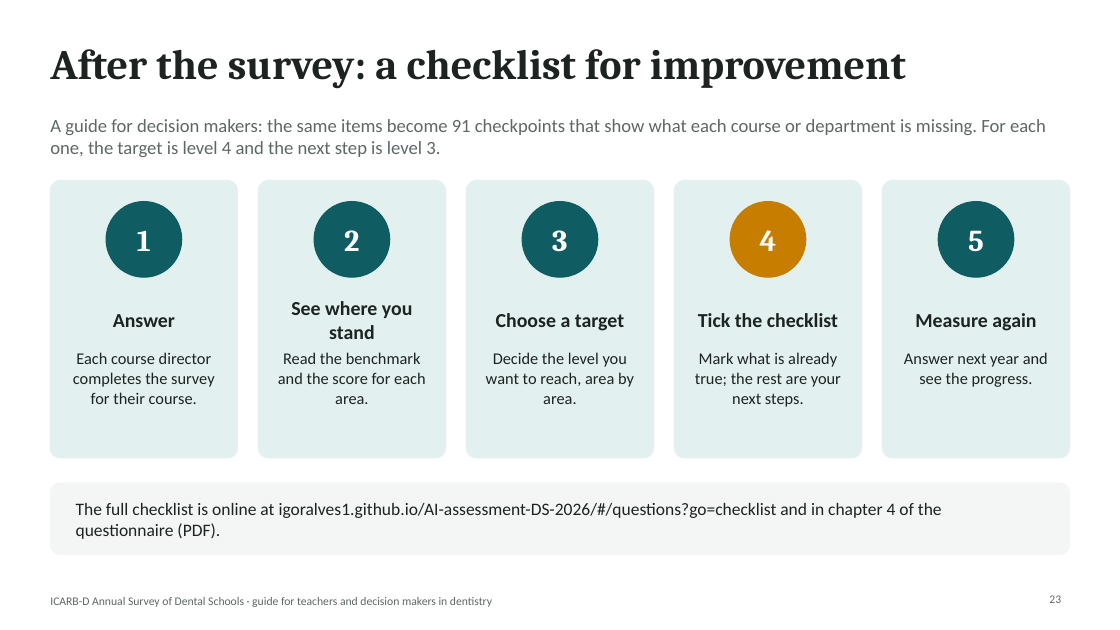
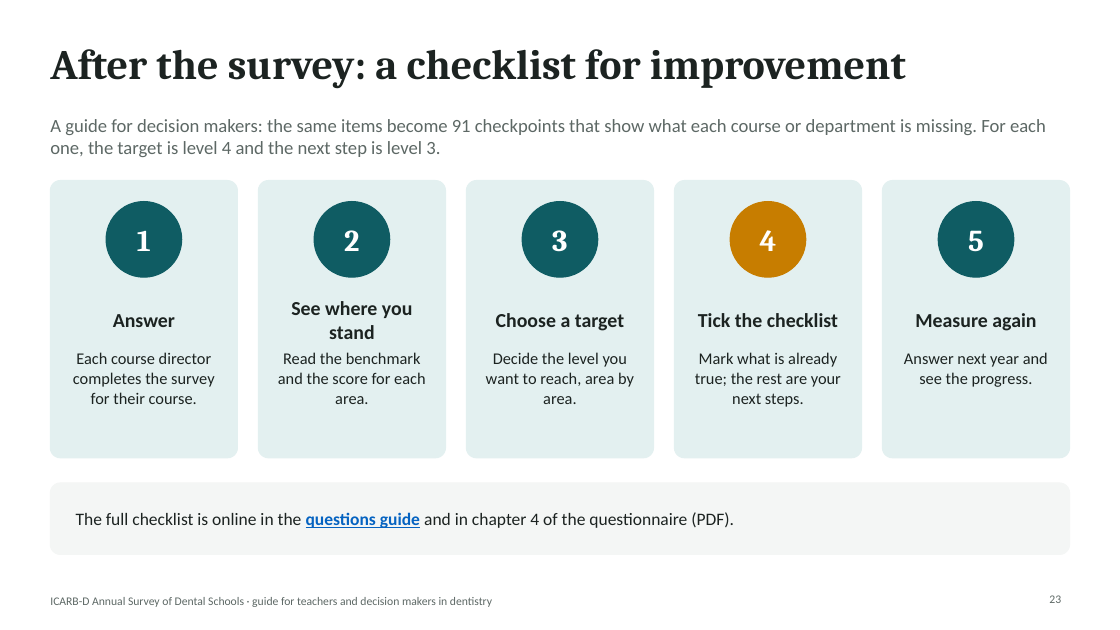
Before and after one commit to igoralves1/AI-assessment-DS-2026, a slide deck: slide 23 of public/downloads/ICARB-D-Survey-Teacher-Slides.pptx. Drawn at 1120x630 pixels with LibreOffice and Linux fonts; fonts in the diff are those of the drawing. Boxes give left, top, right and bottom in pixels: in the first picture for what was removed or moved away, otherwise in the second. Text is boxed around its words. In the diff, an @@ line names an element or a change of style, - is before the commit and + after.

Commit message:
Add a public demonstration code and clickable links in the slides
- DEM-TRY opens a sample course so anyone can try the form; answers stay in the browser (demo mode) or are never written (server mode), and are excluded from code lists and exports
- Questions guide explains that it is only a demonstration code, not the admin code
- Last slide links to the form (with the demonstration code) and to the questions guide; checklist slide links to the checklist

```diff
--- a/public/downloads/ICARB-D-Survey-Teacher-Slides.pptx
+++ b/public/downloads/ICARB-D-Survey-Teacher-Slides.pptx
@@ text at (x1=76, y1=512, x2=734, y2=528): text changed @@
-The full checklist is online at igoralves1.github.io/AI-assessment-DS-2026/#/questions?go=checklist and in chapter 4 of the questionnaire (PDF).
+The full checklist is online in the questions guide and in chapter 4 of the questionnaire (PDF).
```
Also in this commit, not shown: 1 other slide changed, 9 other files.
